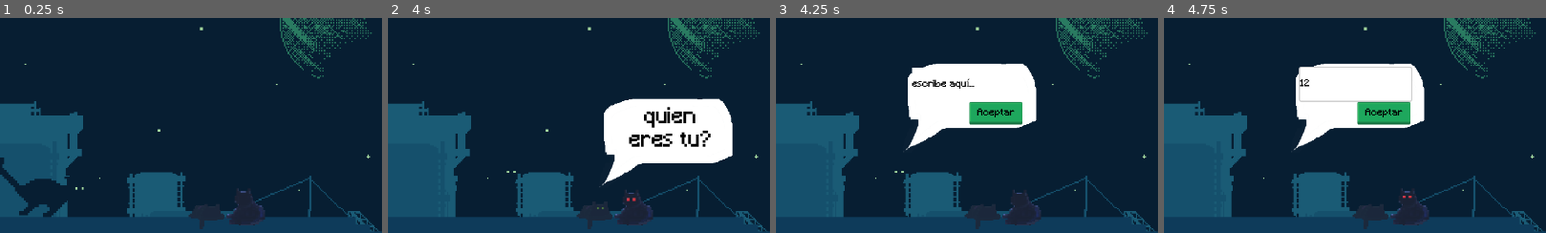
Above: before the commit, frames 1-4 (left to right).
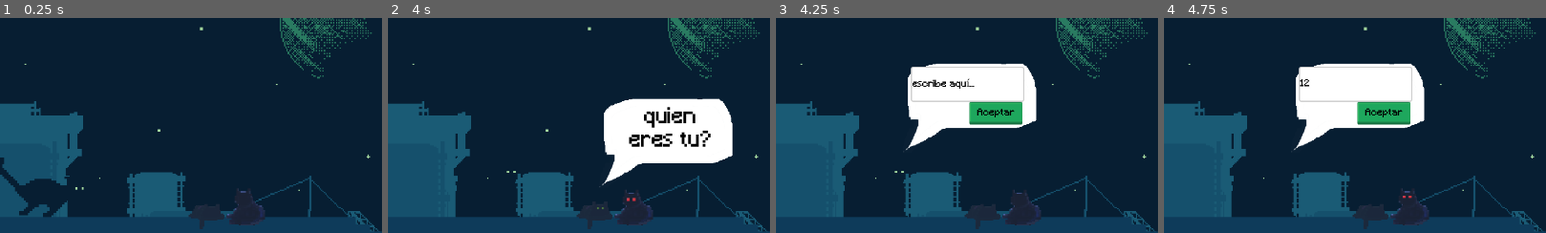
Above: after the commit, the same moments.

Repository: DEVizzent/mermelada-jam-2023
Game: Godot game, scene res://TypeWordAtEnd/type_word_at_end.tscn
Same seed, same stepped clock (60 frames per second), same inputs: the game is played once before the commit and once after it. This scene is started directly instead of the project's main scene.
Inputs (mouse positions are % of the whole screen's width and height, from its top left):
- Up to frame 1 (0.25 s): no input
- Up to frame 2 (4 s): move the mouse to (72, 45) at 0.52 s; hold Right (ui_right) 0.53-1.25 s; click (72, 45) at 0.67 s; tap Space (jump) at 0.77, 2.75, 3.77 s; drag from (30, 55) to (45, 70) at 1.27 s; tap Enter at 2, 3.5 s; move the mouse to (60, 28) at 2.02 s; hold Left (ui_left) 2.03-2.75 s; drag from (45, 70) to (20, 35) at 2.77 s; move the mouse to (80, 65) at 3.52 s; hold Right (ui_right) from 3.53 s (still down)
- Up to frame 3 (4.25 s): keep holding Right (ui_right)
- Up to frame 4 (4.75 s): release Right (ui_right) at 4.25 s; click (66, 38) at 4.27 s; type "12" at 4.35 s
The pictures show only the part of the screen within x 41-91%, y 22-72%; the shares and areas given below are measured in that part.

Frames 1-2 are identical in both runs. In frame 3, 0.5% of the frame differs, in the area x 35-65%, y 22-40%; in frame 4, nothing differs.

Commit message:
grab focus

Diff:
--- a/TypeWordAtEnd/type_word_at_end.tscn
+++ b/TypeWordAtEnd/type_word_at_end.tscn
@@ -321,6 +321,20 @@
 "transitions": PackedFloat32Array(1, 1),
 "update": 1,
 "values": [false, true]
+}
+tracks/5/type = "method"
+tracks/5/imported = false
+tracks/5/enabled = true
+tracks/5/path = NodePath("TypeWordAtEnd")
+tracks/5/interp = 1
+tracks/5/loop_wrap = true
+tracks/5/keys = {
+"times": PackedFloat32Array(4.1),
+"transitions": PackedFloat32Array(1),
+"values": [{
+"args": [],
+"method": &"put_focus_on_line_text"
+}]
 }
 
 [sub_resource type="AnimationLibrary" id="AnimationLibrary_se7jy"]
